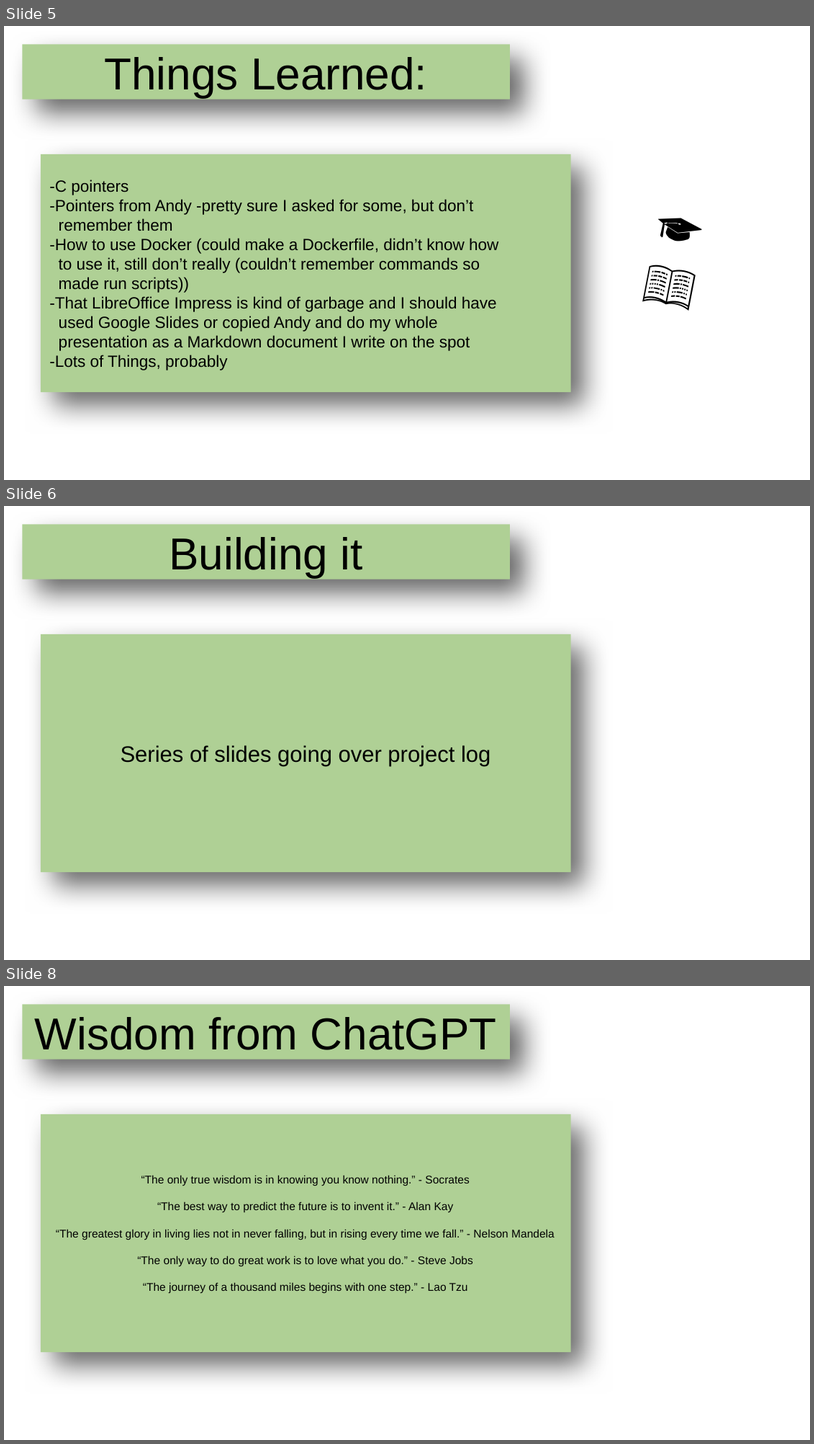
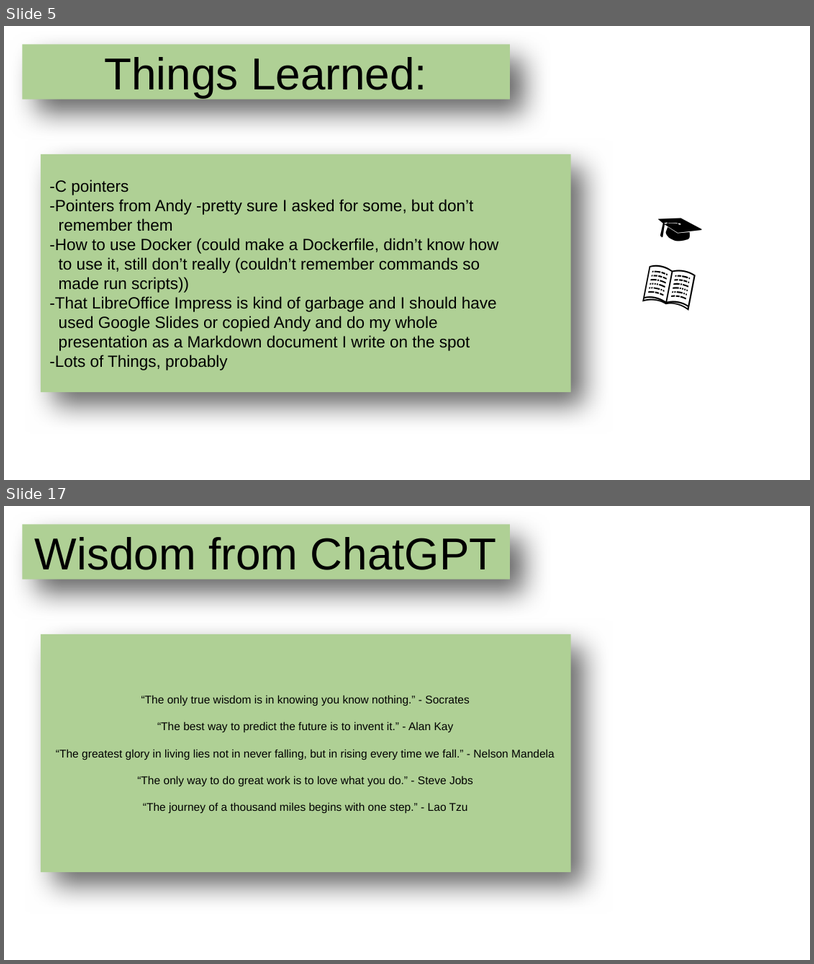
Before and after one commit to echoofskyz/ugrproj, a slide deck: docs/presentation.odp. Shown one above the other, each under a label of ours: slides 5, 6 and 8 before the commit, slides 5 and 17 after it; the slides between them are not shown. The pictures are 814x1444 and 814x964 pixels, drawn with LibreOffice and Linux fonts; fonts in the diff are those of the drawing; background and template pictures are left out. Boxes give left, top, right and bottom in pixels: in the first picture for what was removed or moved away, otherwise in the second. Text is boxed around its words. In the diff, an @@ line names an element or a change of style, - is before the commit and + after.

```diff
--- a/docs/presentation.odp
+++ b/docs/presentation.odp
@@ slide 6 removed at <box>4,506,810,960</box>, background picture (left out) @@
@@ title removed at <box>22,524,510,579</box> @@
-Building it
@@ title removed at <box>41,634,571,872</box> @@
-Series of slides going over project log
@@ what was slide 8 is now slide 17 @@
```
Also in this commit, not shown: 2 slides changed, 10 slides added, 2 other files.
